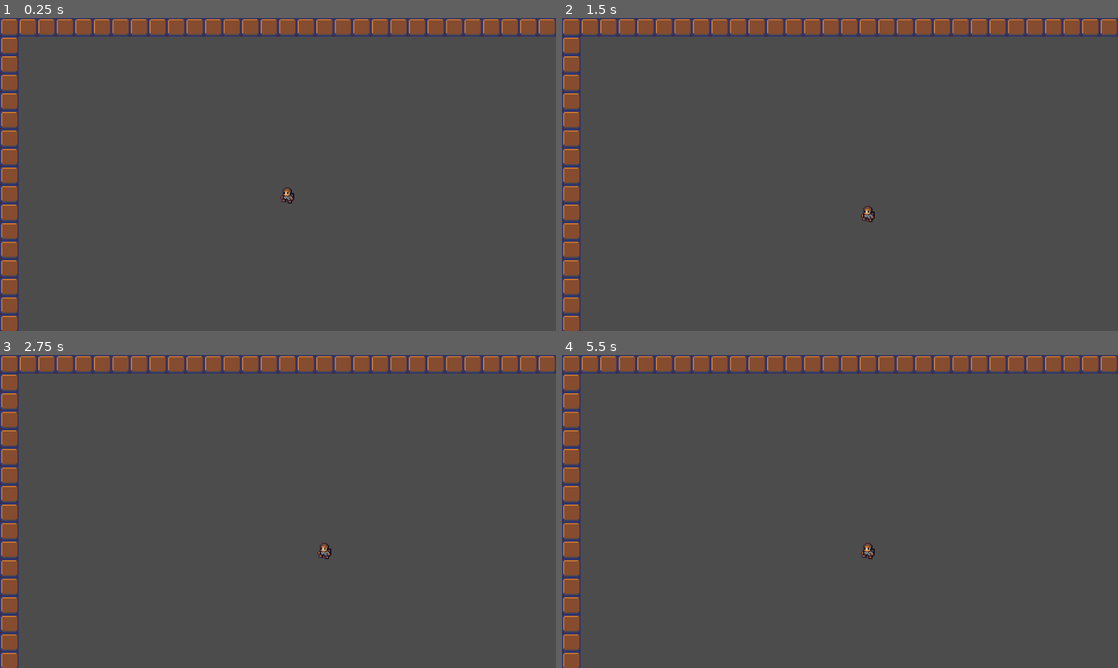
Above: before the commit, frames 1-4 (two rows, left to right).
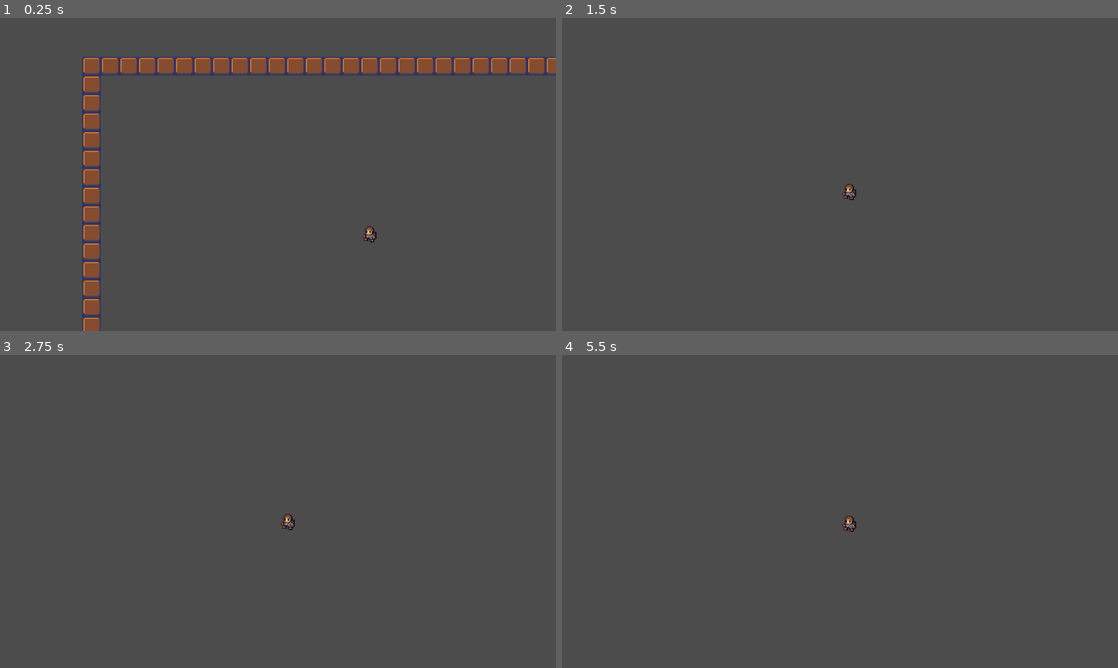
Above: after the commit, the same moments.

Repository: deengames-prototypes/android-roguelike
Game: Godot game, scene res://CoreGame.tscn
The game is run twice, just before and just after one commit, with the same random seed, the same clock (stepped at 60 frames per second) and the same inputs.
Inputs:
- Up to frame 1 (0.25 s): no input
- Up to frame 2 (1.5 s): hold D (move_right) 0.53-1.28 s; hold S (move_down) from 1.28 s (still down)
- Up to frame 3 (2.75 s): tap Enter at 2 s; release S (move_down) at 2.03 s; hold D (move_right) from 2.03 s (still down)
- Up to frame 4 (5.5 s): release D (move_right) at 2.78 s; hold W (move_up) 2.78-3.53 s; hold A (move_left) 3.53-5.03 s; tap Space at 5 s; hold S (move_down) from 5.03 s (still down)

The runs differ from the first frame. In frame 1, 15% of the frame differs, in the area x 0-100%, y 0-100%; in frame 2, 8.0%; in frame 3, 8.0%; in frame 4, 8.0%.

Commit message:
Camera follows player

Diff:
--- a/src/CoreGame.gd
+++ b/src/CoreGame.gd
@@ -3,11 +3,13 @@
 const DisplaySystem = preload("res://Scripts/Ecs/Systems/DisplaySystem.gd")
 const PlayerMovementSystem = preload("res://Scripts/Ecs/Systems/PlayerMovementSystem.gd")
 const EntityMovementSystem = preload("res://Scripts/Ecs/Systems/EntityMovementSystem.gd")
+const CameraSystem = preload("res://Scripts/Ecs/Systems/CameraSystem.gd")
 
 const Entity = preload("res://Scripts/Ecs/Core/Entity.gd")
 
 const SpriteComponent = preload("res://Scripts/Ecs/Components/SpriteComponent.gd")
 const PlayerMovementComponent = preload("res://Scripts/Ecs/Components/PlayerMovementComponent.gd")
+const CameraFollowComponent = preload("res://Scripts/Ecs/Components/CameraFollowComponent.gd")
 
 ###################################
 # TODO: put into a container/thing
@@ -35,7 +37,7 @@
 	_systems.append(DisplaySystem.new($Ground, $Creatures))
 	_systems.append(PlayerMovementSystem.new(_event_bus))
 	_systems.append(EntityMovementSystem.new(_event_bus))
-
+	_systems.append(CameraSystem.new($Camera2D))
 
 func _create_hardcoded_dungeon():
 	for x in range(Constants.TILES_WIDE):
@@ -49,5 +51,6 @@
 func _spawn_player():
 	self.add_entity(Entity.new(15, 9)\
 					.sprite("Player", "Creatures")\
-					.add("PlayerMovementComponent", PlayerMovementComponent.new())
+					.add("PlayerMovementComponent", PlayerMovementComponent.new())\
+					.add("CameraFollowComponent", CameraFollowComponent.new())
 					)
--- a/src/CoreGame.tscn
+++ b/src/CoreGame.tscn
@@ -1,9 +1,10 @@
-[gd_scene load_steps=5 format=2]
+[gd_scene load_steps=6 format=2]
 
 [ext_resource path="res://CoreGame.gd" type="Script" id=1]
 [ext_resource path="res://Scenes/Tilesets/DungeonTileset.tres" type="TileSet" id=2]
 [ext_resource path="res://Scenes/Tilesets/HumanTileset.tres" type="TileSet" id=3]
 [ext_resource path="res://Scenes/DPad.tscn" type="PackedScene" id=4]
+[ext_resource path="res://Scripts/Camera2D.gd" type="Script" id=5]
 
 [node name="Node2D" type="Node2D"]
 script = ExtResource( 1 )
@@ -21,6 +22,13 @@
 tile_data = PoolIntArray( 524303, 0, 0 )
 
 [node name="UI" type="CanvasLayer" parent="."]
+editor/display_folded = true
 
 [node name="DPad" parent="UI" instance=ExtResource( 4 )]
 position = Vector2( 77.5626, 303.602 )
+
+[node name="Camera2D" type="Camera2D" parent="."]
+current = true
+limit_smoothed = true
+smoothing_enabled = true
+script = ExtResource( 5 )
--- /dev/null
+++ b/src/Scripts/Camera2D.gd
@@ -0,0 +1,4 @@
+extends Camera2D
+
+func center_on(entity):
+	global_position = Vector2(entity.x * 32, entity.y * 32)
--- /dev/null
+++ b/src/Scripts/Ecs/Components/CameraFollowComponent.gd
@@ -0,0 +1,4 @@
+extends "res://Scripts/Ecs/Core/Component.gd"
+
+# dummy component, marks entity to be followed by camera
+# don't put this on more than one entity, or expect unexpected results
--- /dev/null
+++ b/src/Scripts/Ecs/Systems/CameraSystem.gd
@@ -0,0 +1,11 @@
+extends "res://Scripts/Ecs/Core/System.gd"
+
+var _camera
+
+func _init(camera):
+	_camera = camera
+	self.required_component_types = ["CameraFollowComponent"]
+
+func on_update():
+	if len(entities) > 0:
+		_camera.center_on(entities[0]);
